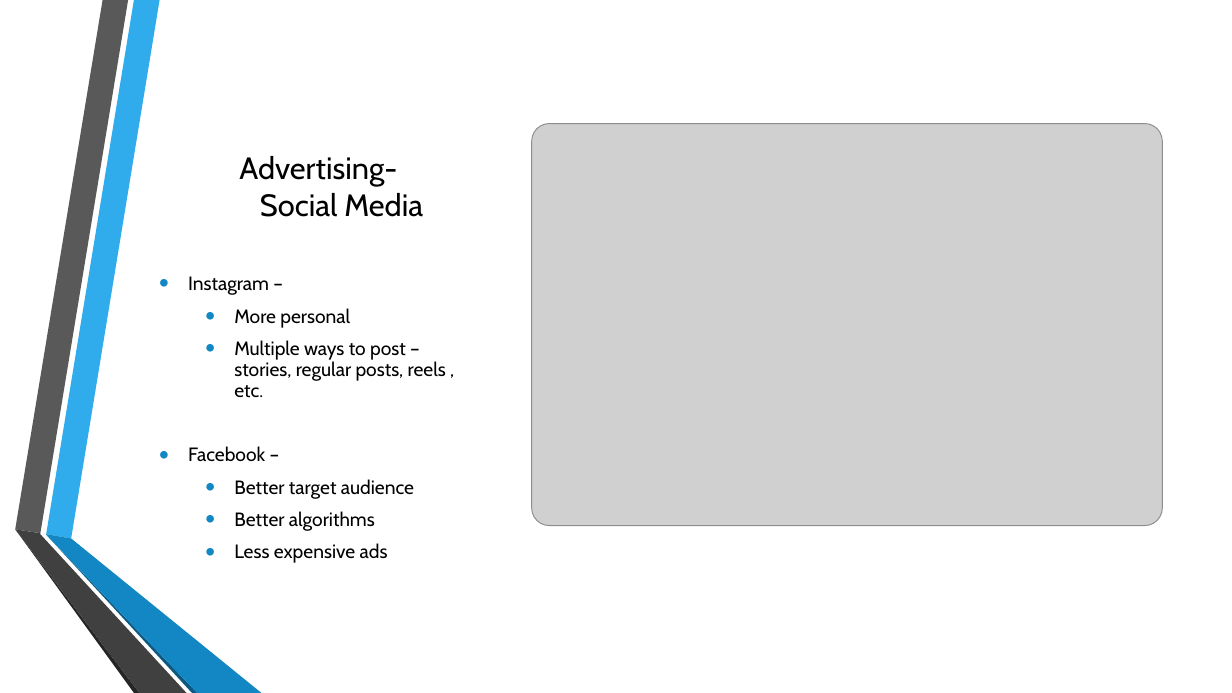
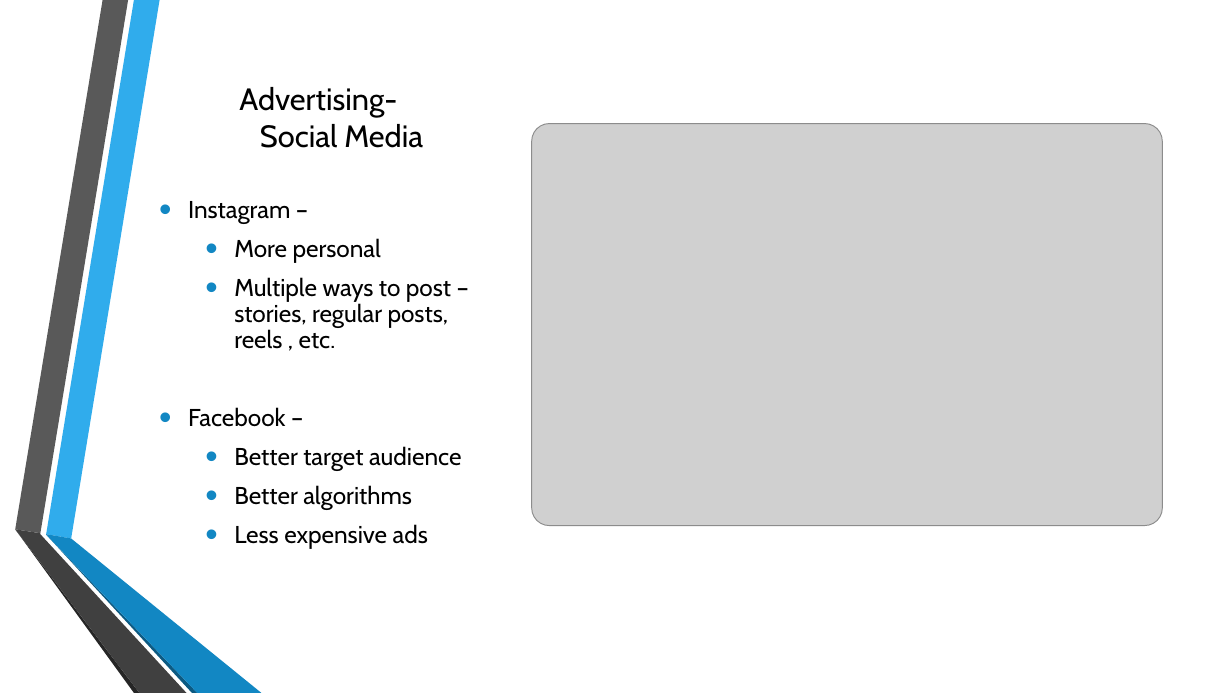
Before and after one commit to CalhounC357/4800_Tax_Boss, a slide deck: slide 9 of De La Riva, Bennett, Calhoun, Young; Tax_Boss.pptx (slide 8 before the commit). Drawn at 1232x693 pixels with LibreOffice and Linux fonts; fonts in the diff are those of the drawing; grey boxes stand for pictures; background and template pictures are left out. Boxes give left, top, right and bottom in pixels: in the first picture for what was removed or moved away, otherwise in the second. Text is boxed around its words. In the diff, an @@ line names an element or a change of style, - is before the commit and + after.

```diff
--- a/De La Riva, Bennett, Calhoun, Young; Tax_Boss.pptx
+++ b/De La Riva, Bennett, Calhoun, Young; Tax_Boss.pptx
@@ title "Advertising- Social Media": place and size @@
-title "Advertising- Social Media" at [239, 156, 423, 217]
+title "Advertising- Social Media" at [239, 87, 423, 148]
@@ text "Instagram –": place and size @@
-text "Instagram –" at [188, 276, 446, 563]
+text "Instagram –" at [188, 201, 461, 549]
@@ text "Instagram –" at [188, 201, 461, 549]: size 15 to 19 pt @@
```
Also in this commit, not shown: 3 other slides changed, 2 slides added.
